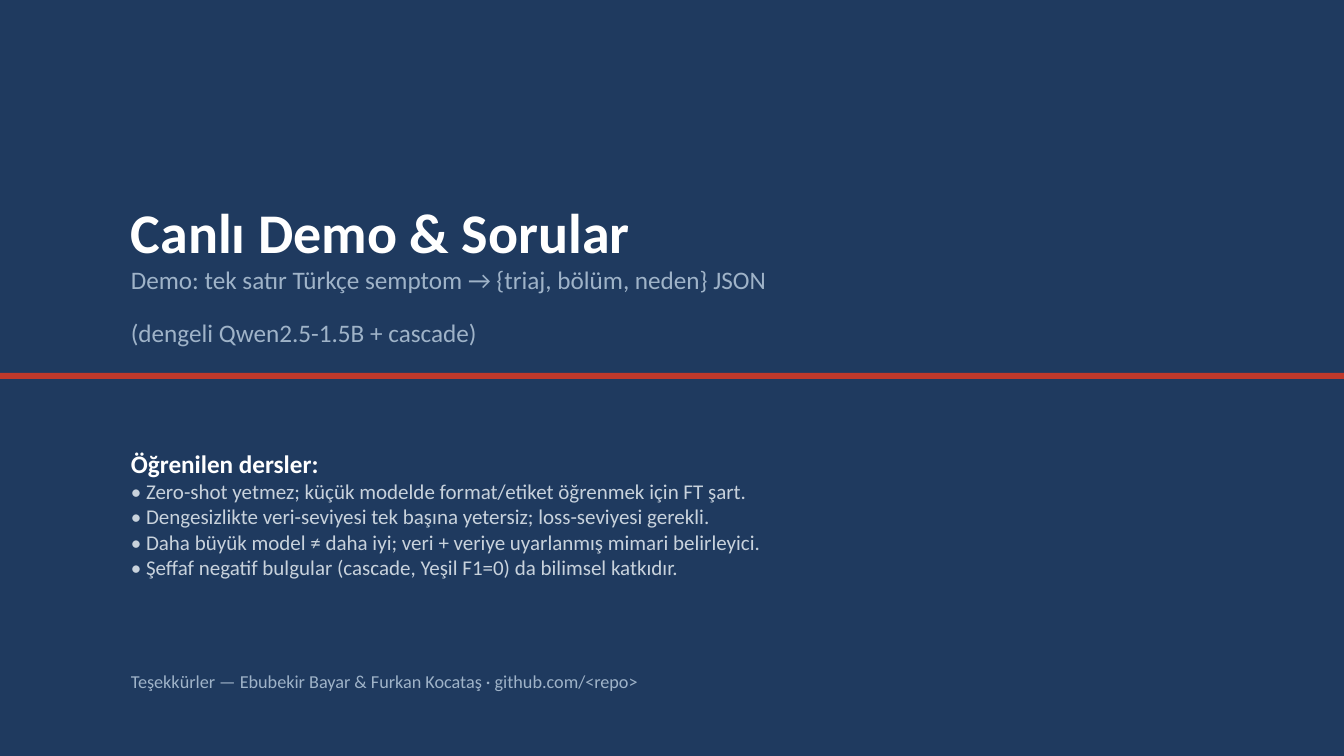
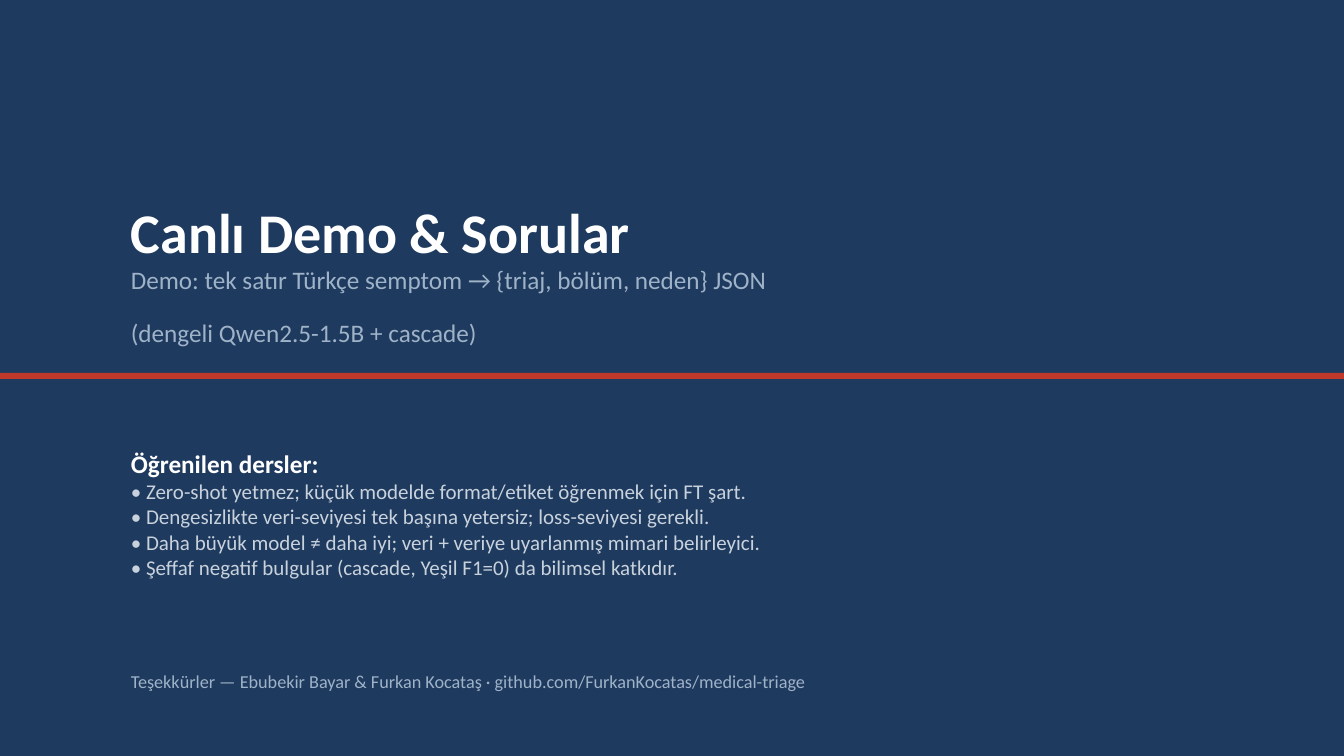
Before and after one commit to FurkanKocatas/medical-triage, a slide deck: slide 16 of sunum.pptx. Drawn at 1344x756 pixels with LibreOffice and Linux fonts; fonts in the diff are those of the drawing. Boxes give left, top, right and bottom in pixels: in the first picture for what was removed or moved away, otherwise in the second. Text is boxed around its words. In the diff, an @@ line names an element or a change of style, - is before the commit and + after.

Commit message:
Set real GitHub URL on presentation closing slide

```diff
--- a/sunum.pptx
+++ b/sunum.pptx
@@ text at (x1=131, y1=675, x2=805, y2=691): text changed @@
-Teşekkürler — Ebubekir Bayar & Furkan Kocataş · github.com/<repo>
+Teşekkürler — Ebubekir Bayar & Furkan Kocataş · github.com/FurkanKocatas/medical-triage
```
Also in this commit, not shown: 1 other file.
